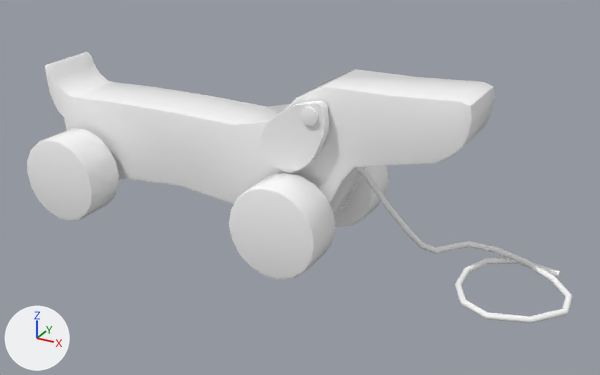
The FBX model Assets/4 - Art/Assets/toy_dog.fbx, before and after one commit.
One viewpoint serves both versions: a 50 mm lens placed at (0.474, -0.741, 0.439), pointed at (0.069, -0.006, 0.071). Every picture has the same lights, and +X, +Y and +Z are marked at lower left. Where no turn or scale is listed for an object, it has been applied to the vertices.
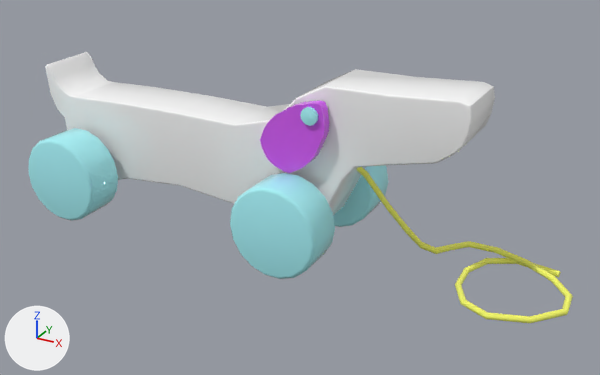
What changed in the scene script:
```text
Add mat_material__20:
    mat_material__20 = principled_material('Material #20')
    mat_material__20.base_color = (0.409, 0.932, 0.98)  # cyan #abf7fd
    mat_material__20.roughness = 0.0
Add mat_material__129:
    mat_material__129 = principled_material('Material #129')
    mat_material__129.base_color = (0.953, 0.987, 0.144)  # yellow #fafe6a
    mat_material__129.roughness = 0.0
Add mat_material__70:
    mat_material__70 = principled_material('Material #70')
    mat_material__70.base_color = (0.669, 0.108, 0.893)  # purple #d65cf3
    mat_material__70.roughness = 0.0
Change me_mesh:
    used by ob_plane006; location = (0.0, 0.0, -0.0001)
    remove me_mesh.from_pydata(...)  # 1270 vertices, 2422 faces; spans x -0.265..0.368, y -0.094..0.094, z -0.001..0.207
    add me_mesh.from_pydata(...)  # 914 vertices, 1710 faces; spans x -0.265..0.368, y -0.094..0.094, z -0.001..0.207
    me_mesh part 1: 357 vertices removed from x -0.264..0.264, y -0.093..0.093, z 0.006..0.207; 1 vertex added at x 0.108, y -0.055, z 0.172
    me_mesh part 2: 490 faces spanning x 0.116..0.368, y -0.055..0.075, z -0.001..0.125 switch from mat_toy (white #ffffff) to mat_material__129 (yellow #fafe6a)
    me_mesh part 3: 380 faces spanning x -0.256..0.134, y -0.094..0.094, z 0.005..0.183 switch from mat_toy (white #ffffff) to mat_material__20 (cyan #abf7fd)
    me_mesh part 4: 96 faces spanning x 0.046..0.147, y -0.05..0.05, z 0.101..0.189 switch from mat_toy (white #ffffff) to mat_material__70 (purple #d65cf3)
```

Pixel boxes [x1, y1, x2, y2] of what changed, in the pictures (600 x 375 px):
'Plane006', reshaped
    before: [27, 52, 573, 323]
    after: [29, 52, 573, 323]
part 1 of me_mesh, cut back
    before: [27, 52, 490, 279]
    after: [300, 108, 317, 126]
part 2 of me_mesh, recoloured (white to yellow)
    both: [356, 167, 573, 323]
part 3 of me_mesh, recoloured (white to cyan)
    both: [29, 107, 388, 277]
part 4 of me_mesh, recoloured (white to purple)
    both: [291, 100, 329, 167]
